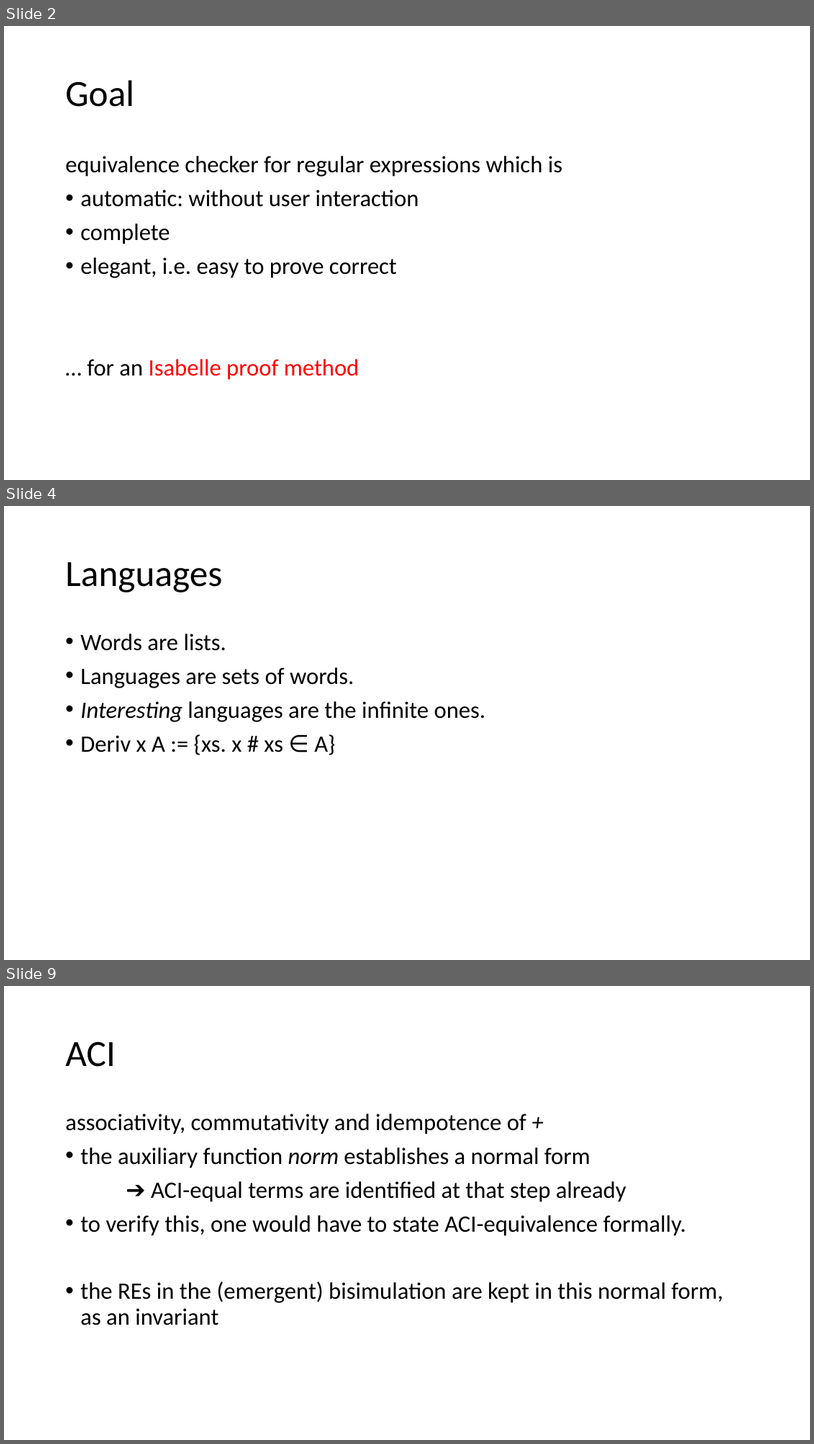
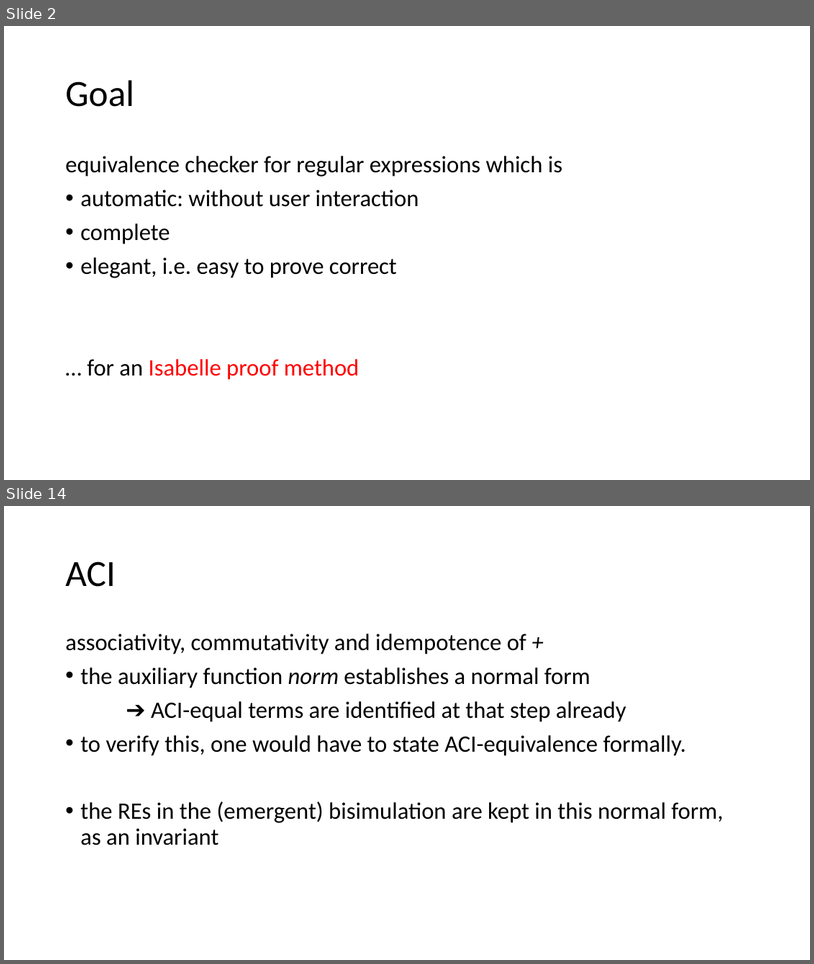
Before and after one commit to Helli/fds_seminar, a slide deck: slides.pptx. Shown one above the other, each under a label of ours: slides 2, 4 and 9 before the commit, slides 2 and 14 after it; the slides between them are not shown. The pictures are 814x1444 and 814x964 pixels, drawn with LibreOffice and Linux fonts; fonts in the diff are those of the drawing. Boxes give left, top, right and bottom in pixels: in the first picture for what was removed or moved away, otherwise in the second. Text is boxed around its words. In the diff, an @@ line names an element or a change of style, - is before the commit and + after.

```diff
--- a/slides.pptx
+++ b/slides.pptx
@@ slide 4 removed at [4, 506, 810, 960], background #FFFFFF @@
@@ title removed at [65, 562, 222, 592] @@
-Languages
@@ text removed at [80, 633, 486, 755] @@
-• Words are lists.
-• Languages are sets of words.
-• Interesting languages are the infinite ones.
-• Deriv x A := {xs. x # xs ∈ A}
@@ what was slide 9 is now slide 14 @@
```
Also in this commit, not shown: 5 slides changed, 6 slides added, 6 other slides removed, 2 other files.
